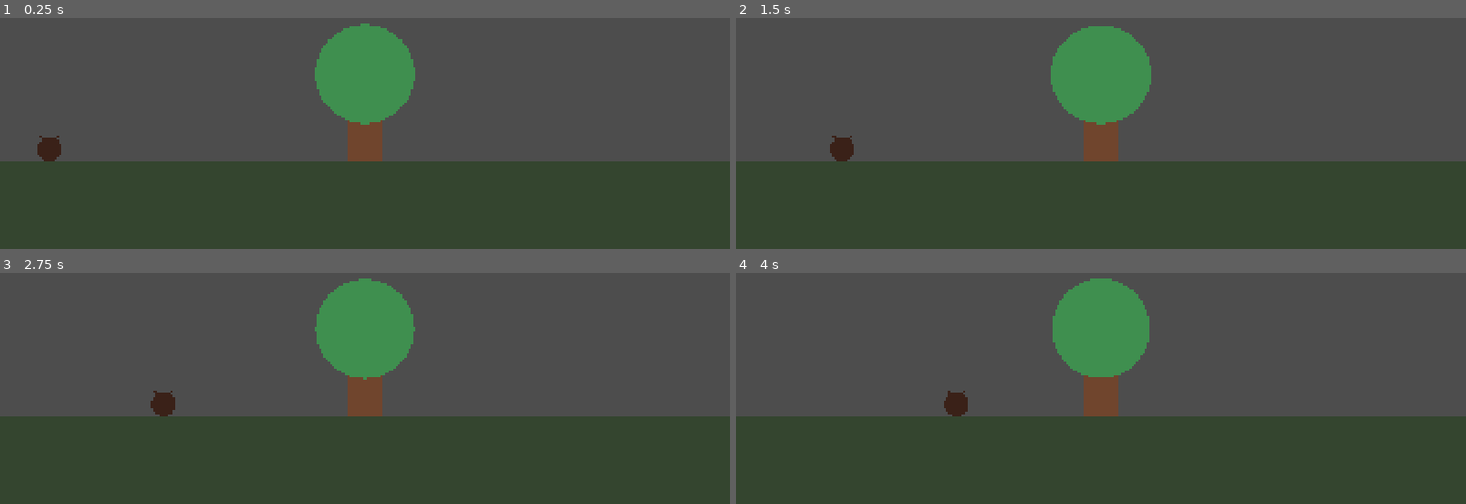
Above: before the commit, frames 1-4 (two rows, left to right).
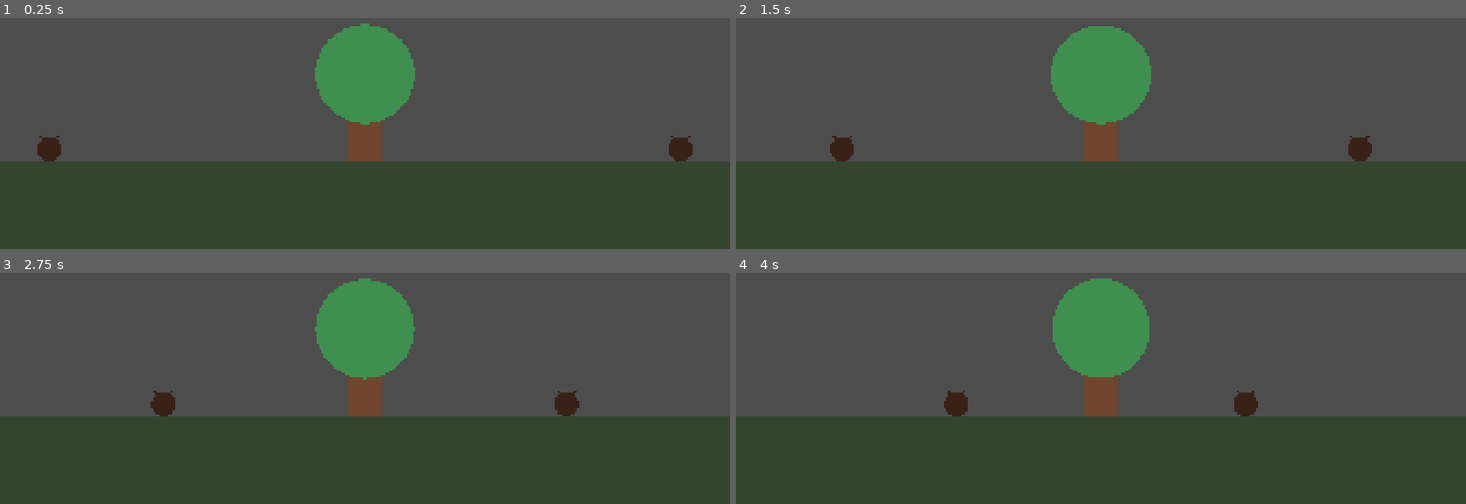
Above: after the commit, the same moments.

Repository: Triggggie/tree-guardian
Game: Godot game, scene res://scenes/main_world.tscn
Two runs of this game, one before a commit and one after it. Both use one fixed random seed, a clock stepped at 60 frames per second and the inputs below. The project has no main scene, so this scene is started directly.
Inputs:
- Up to frame 1 (0.25 s): no input
- Up to frame 2 (1.5 s): no input
- Up to frame 3 (2.75 s): no input
- Up to frame 4 (4 s): no input

The runs differ from the first frame. In frame 1, 0.3% of the frame differs, in the area x 91-95%, y 50-63%; in frame 2, 0.3%; in frame 3, 0.3%, in the area x 76-80%, y 50-63%; in frame 4, 0.3%.

Commit message:
Add enemies from both sides

Diff:
--- a/scenes/main_world.tscn
+++ b/scenes/main_world.tscn
@@ -21,6 +21,9 @@
 [node name="BarkBeetle" parent="Entities" unique_id=1053252377 instance=ExtResource("3_wjoj8")]
 position = Vector2(100, 818)
 
+[node name="BarkBeetleRight" parent="Entities" unique_id=768106959 instance=ExtResource("3_wjoj8")]
+position = Vector2(1820, 818)
+
 [node name="Effects" type="Node2D" parent="." unique_id=1045736026]
 
 [node name="UI" type="CanvasLayer" parent="." unique_id=598616581]
